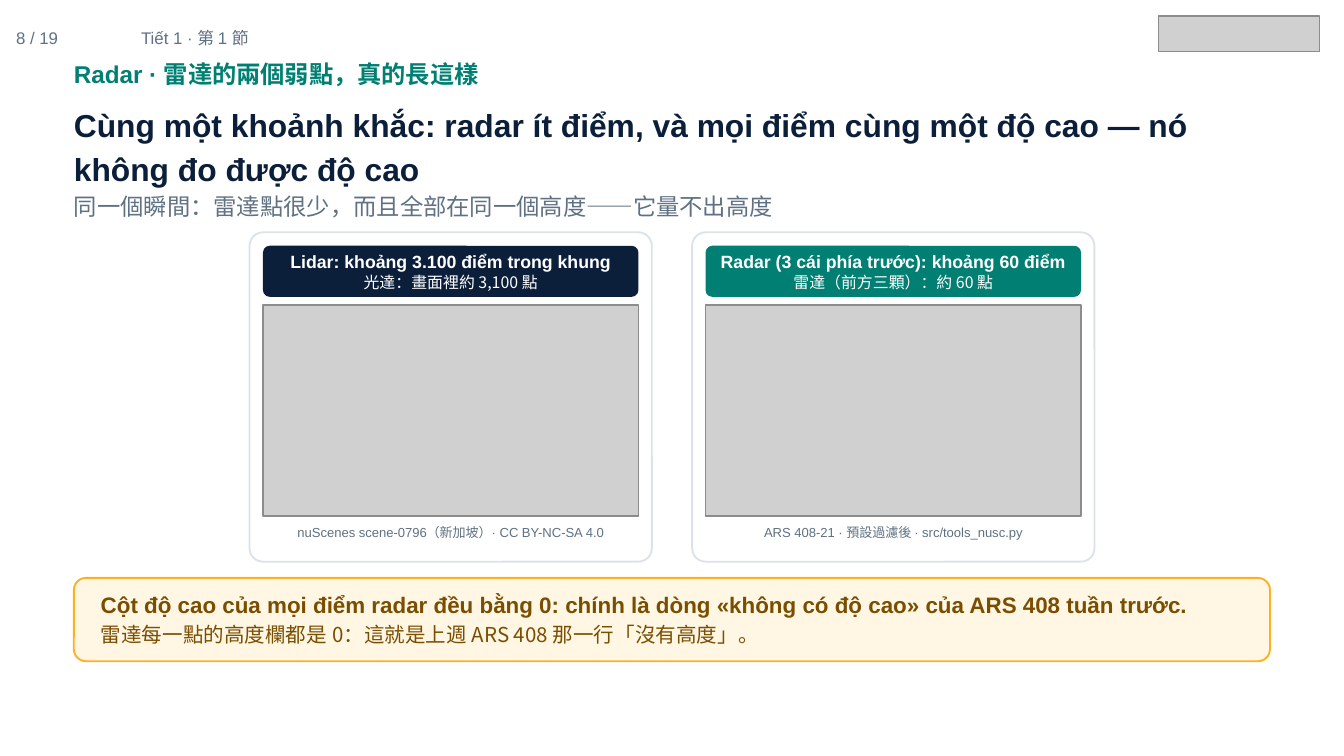
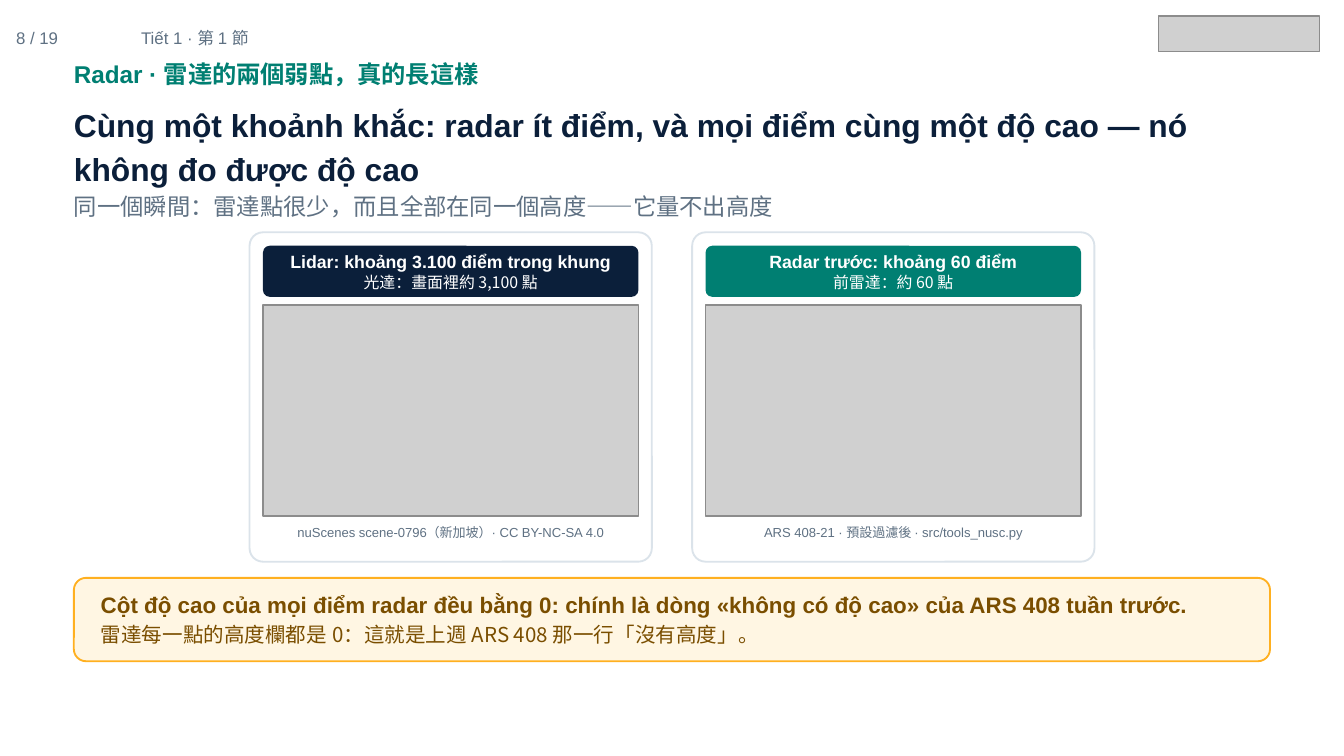
Before and after one commit to ch-neural/MITUST-Principles-of-Self-Driving-Cars, a slide deck: slide 8 of 第七週(10-22)/第七週_第1節_簡報.pptx. Drawn at 1344x756 pixels with LibreOffice and Linux fonts; fonts in the diff are those of the drawing; grey boxes stand for pictures. Boxes give left, top, right and bottom in pixels: in the first picture for what was removed or moved away, otherwise in the second. Text is boxed around its words. In the diff, an @@ line names an element or a change of style, - is before the commit and + after.

```diff
--- a/第七週(10-22)/第七週_第1節_簡報.pptx
+++ b/第七週(10-22)/第七週_第1節_簡報.pptx
@@ text at (x1=769, y1=254, x2=1017, y2=290): text changed @@
-Radar (3 cái phía trước): khoảng 60 điểm
-雷達（前方三顆）：約 60 點
+Radar trước: khoảng 60 điểm
+前雷達：約 60 點
```
Also in this commit, not shown: 5 other files.
